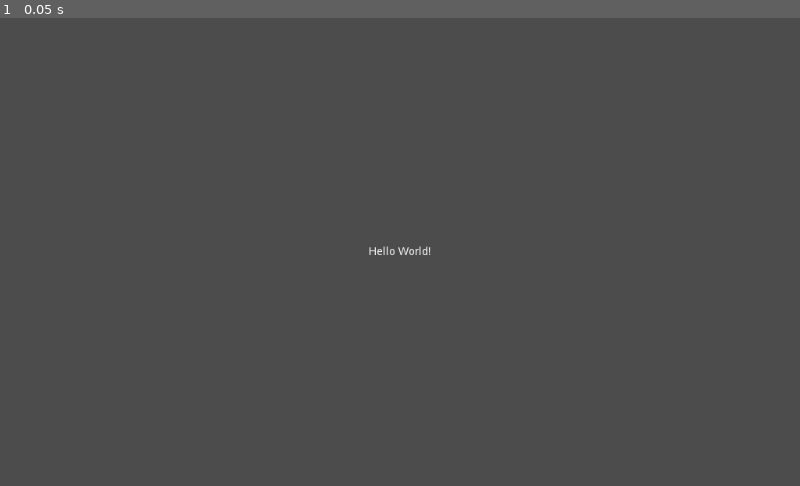
Above: before the commit, frame 1.
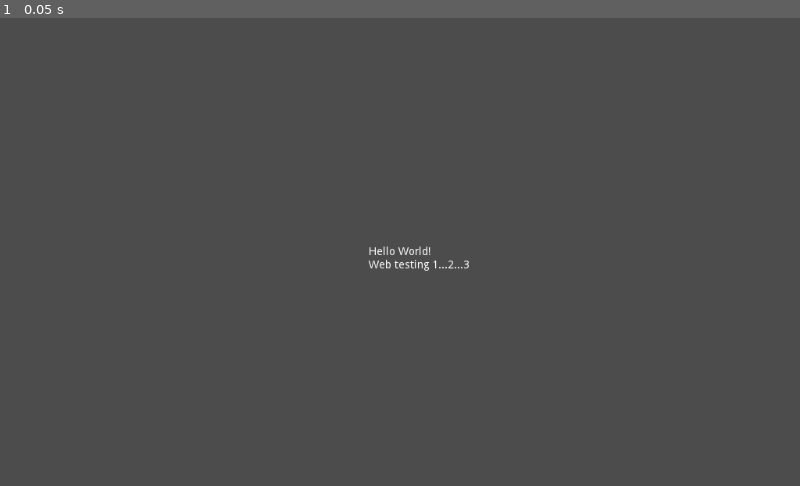
Above: after the commit, the same moment.

Repository: JayAiJoe/LastHit
Game: Godot game, scene res://src/UI/MainUI.tscn
Two runs of this game, one before a commit and one after it. Both use one fixed random seed, a clock stepped at 60 frames per second and the inputs below.
Inputs:
- Up to frame 1 (0.05 s): no input

The runs differ from the first frame. In frame 1, 0.1% of the frame differs, in the area x 46-59%, y 51-55%.

Commit message:
Update text

Diff:
--- a/project/src/UI/MainUI.tscn
+++ b/project/src/UI/MainUI.tscn
@@ -16,4 +16,5 @@
 margin_top = -7.0
 margin_right = 40.0
 margin_bottom = 7.0
-text = "Hello World!"
+text = "Hello World!
+Web testing 1...2...3"
